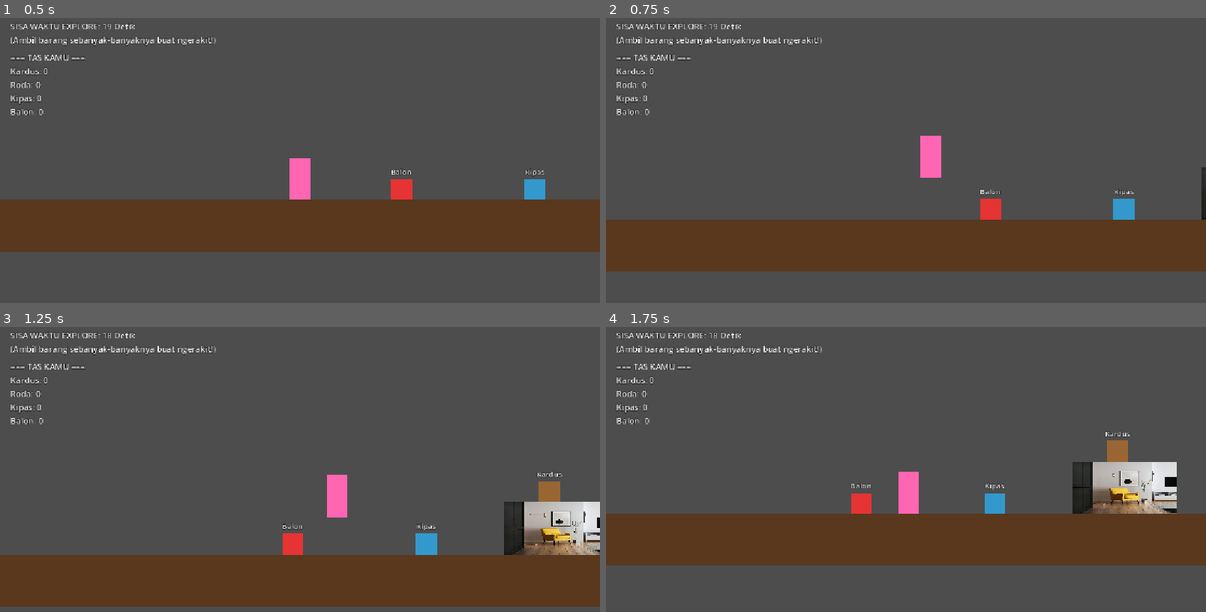
Above: before the commit, frames 1-4 (two rows, left to right).
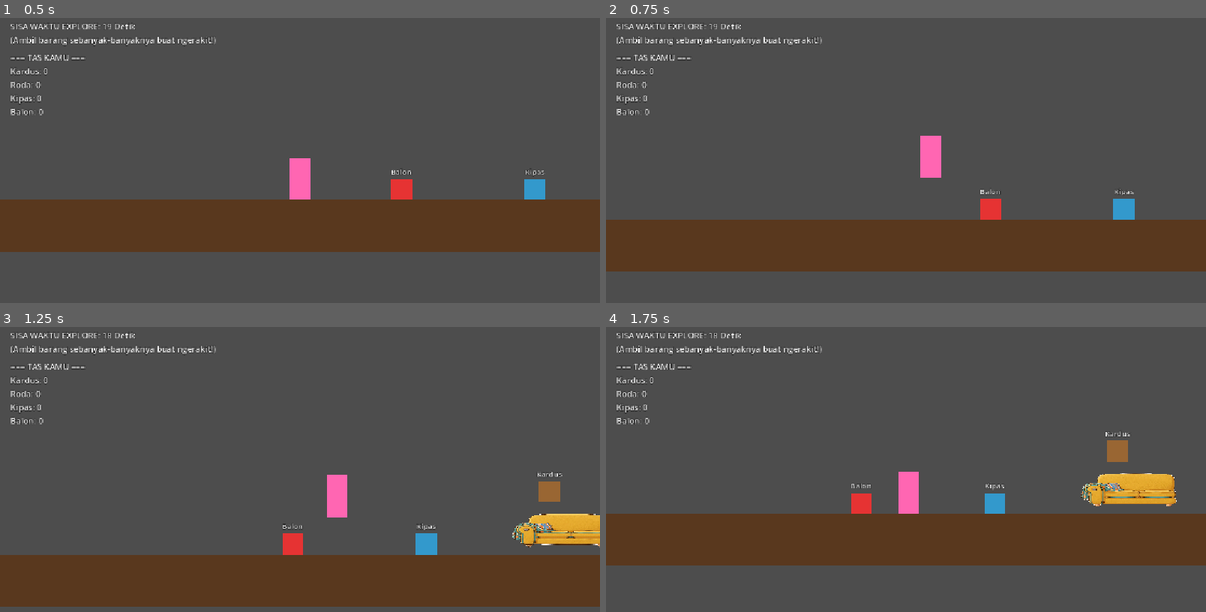
Above: after the commit, the same moments.

Repository: Akabim/gameseed
Game: Godot game, scene res://scenes/Explore.tscn
The game is run twice, just before and just after one commit, with the same random seed, the same clock (stepped at 60 frames per second) and the same inputs.
Inputs (mouse positions are in pixels of both pictures, inside the frame that each line leads up to):
- Up to frame 1 (0.5 s): no input
- Up to frame 2 (0.75 s): tap Enter (ui_accept) at 0.5 s; move the mouse to (1038, 160) at 0.52 s; hold Right (ui_right) from 0.53 s (still down); tap R at 0.6 s; click (1038, 160) at 0.67 s
- Up to frame 3 (1.25 s): keep holding Right (ui_right); tap Enter (ui_accept) at 0.77 s
- Up to frame 4 (1.75 s): release Right (ui_right) at 1.25 s; drag from (786, 503) to (1032, 543) at 1.27 s

Frame 1 is identical in both runs. In frame 2, 0.1% of the frame differs, in the area x 99-100%, y 52-71%; in frame 3, 2.9%; in frame 4, 3.1%, in the area x 77-96%, y 47-66%.

Commit message:
style: replace low-quality assets with premium cartoon-style transparent PNG furniture sprites

Diff:
--- a/scenes/Explore.tscn
+++ b/scenes/Explore.tscn
@@ -61,7 +61,7 @@
 
 [node name="Sprite2D" type="Sprite2D" parent="Sofa"]
 texture = ExtResource("3_sofa")
-scale = Vector2(0.250000, 0.141643)
+scale = Vector2(0.213447, 0.103306)
 
 [node name="Chair" type="StaticBody2D" parent="."]
 position = Vector2(1100, 510)
@@ -84,7 +84,7 @@
 
 [node name="Sprite2D" type="Sprite2D" parent="Table"]
 texture = ExtResource("4_meja")
-scale = Vector2(0.375000, 0.281426)
+scale = Vector2(0.339751, 0.149105)
 
 [node name="BookStack" type="StaticBody2D" parent="."]
 position = Vector2(1720, 350)
@@ -107,7 +107,7 @@
 
 [node name="Sprite2D" type="Sprite2D" parent="Shelf"]
 texture = ExtResource("6_lemari")
-scale = Vector2(0.150000, 0.250000)
+scale = Vector2(0.165289, 0.306122)
 
 [node name="SecondFloor" type="StaticBody2D" parent="."]
 position = Vector2(3100, 275)
@@ -130,7 +130,7 @@
 
 [node name="Sprite2D" type="Sprite2D" parent="BedOnSecFloor"]
 texture = ExtResource("5_kasur")
-scale = Vector2(0.325000, 0.184502)
+scale = Vector2(0.291807, 0.130890)
 
 [node name="Step1" type="StaticBody2D" parent="."]
 position = Vector2(4350, 350)
Binary file changed: assets/kasur.png
Not shown, added: assets/kasur.png.import
Binary file changed: assets/lemari.png
Not shown, added: assets/lemari.png.import
Binary file changed: assets/meja.png
Not shown, added: assets/meja.png.import
Binary file changed: assets/sofa.png
Not shown, added: assets/sofa.png.import
